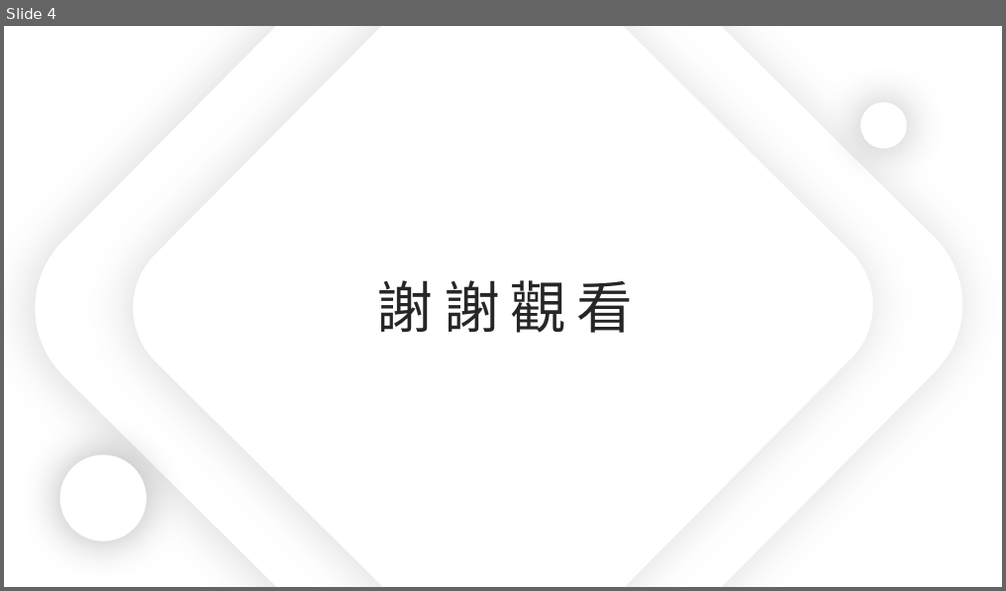
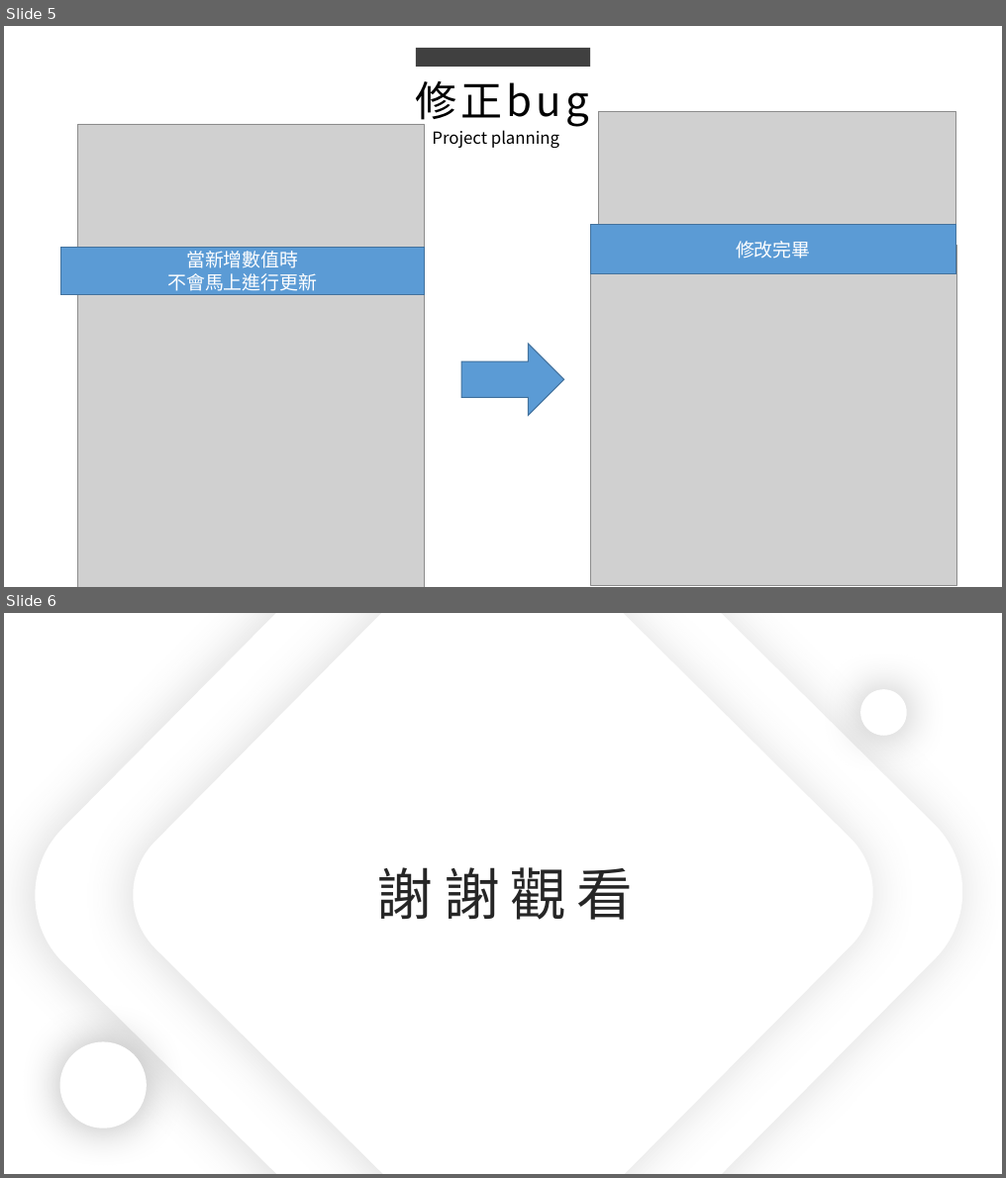
Before and after one commit to king637324/KnowledgeGreenhouseSystem, a slide deck: 工作日報_葉柏漢/2021.10/2021.10.26(加班)_2021.10.27工作日報_葉柏漢.pptx. Shown one above the other, each under a label of ours: slide 4 before the commit, slides 5 and 6 after it. The pictures are 1006x591 and 1006x1178 pixels, drawn with LibreOffice and Linux fonts; fonts in the diff are those of the drawing; grey boxes stand for pictures. Boxes give left, top, right and bottom in pixels: in the first picture for what was removed or moved away, otherwise in the second. Text is boxed around its words. In the diff, an @@ line names an element or a change of style, - is before the commit and + after.

```diff
--- a/工作日報_葉柏漢/2021.10/2021.10.26(加班)_2021.10.27工作日報_葉柏漢.pptx
+++ b/工作日報_葉柏漢/2021.10/2021.10.26(加班)_2021.10.27工作日報_葉柏漢.pptx
@@ slide 5 added at box(4, 26, 1002, 587), background #FFFFFF @@
@@ rectangle added at box(416, 48, 590, 67), fill #404040 @@
@@ text added at box(415, 81, 589, 127), 40 pt, text #000000 @@
+修正bug
@@ picture added at box(599, 111, 956, 253) @@
@@ picture added at box(78, 124, 425, 274) @@
@@ text added at box(432, 130, 559, 148), 16 pt, text #000000 @@
+Project planning
@@ rectangle added at box(590, 224, 956, 274), fill #5B9BD5, outline #43739E 1 pt, 18 pt, text #FFFFFF @@
+修改完畢
@@ rectangle added at box(60, 247, 424, 294), fill #5B9BD5, outline #43739E 1 pt, 18 pt, text #FFFFFF @@
+當新增數值時
+不會馬上進行更新
@@ picture added at box(78, 247, 425, 587) @@
@@ picture added at box(590, 246, 957, 585) @@
@@ right arrow added at box(461, 344, 564, 416), fill #5B9BD5, outline #43739E 1 pt @@
@@ what was slide 4 is now slide 6 @@
```
Also in this commit, not shown: 1 slide changed, 1 other slide added, 3 other files.
